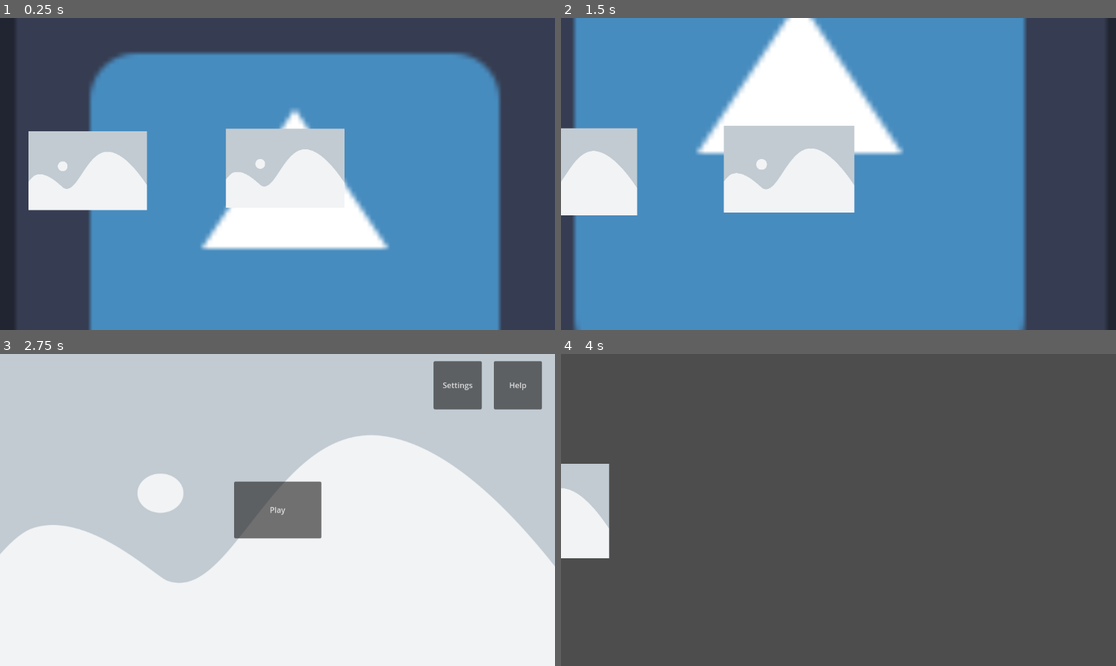
Above: before the commit, frames 1-4 (two rows, left to right).
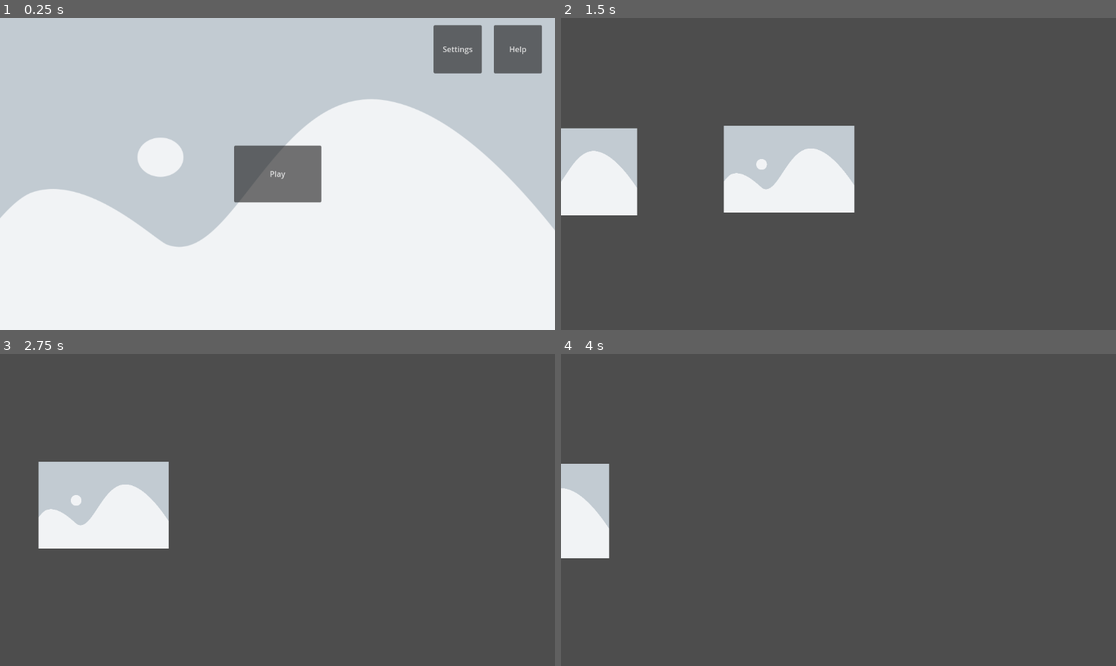
Above: after the commit, the same moments.

Repository: BSchoolland/turn-based-strategy
Game: Godot game, scene res://managers/main.tscn
The game is run twice, just before and just after one commit, with the same random seed, the same clock (stepped at 60 frames per second) and the same inputs. The engine's default icon, where the game draws it, is replaced by a stand-in: a white triangle on a blue panel in a dark square.
Inputs (mouse positions are in pixels of both pictures, inside the frame that each line leads up to):
- Up to frame 1 (0.25 s): no input
- Up to frame 2 (1.5 s): click (838, 174) at 0.5 s, where only the run after the commit has a clickable "Play"; move the mouse to (960, 158) at 1.27 s; hold D (move_right) from 1.28 s (still down); tap Mouse wheel up (zoom_in) at 1.35 s; click (960, 158) at 1.42 s
- Up to frame 3 (2.75 s): release D (move_right) at 2 s; drag from (166, 525) to (249, 572) at 2.02 s
- Up to frame 4 (4 s): click (838, 510) at 2.75 s, where only the run before the commit has a clickable "Play"; tap Enter at 3.5 s; move the mouse to (894, 441) at 3.52 s; hold D (move_right) from 3.53 s (still down); tap Mouse wheel up (zoom_in) at 3.6 s

The runs differ from the first frame. In frame 1, 92% of the frame differs, in the area x 0-100%, y 0-100%; in frame 2, 74%; in frame 3, 93%; in frame 4, nothing differs.

Commit message:
docs: create readme

Diff:
--- a/managers/main.gd
+++ b/managers/main.gd
@@ -6,15 +6,12 @@
 # Called when the node enters the scene tree for the first time.
 func _ready() -> void:
 	# show and hide scenes initially
-	$splash_screen.show()
 	$main_menu.hide()
 	$help_menu.hide()
 	# set variable inital values
 	isGameRunning = false
 	isGameOver = false
 
-	await $splash_screen.do_splash()
-	print("done")
 	$main_menu.show()
 
 func _on_main_menu_play() -> void:
@@ -36,8 +33,8 @@
 
 func fake_gameplay_loop():
 	await get_tree().create_timer(15).timeout
-	isGameOver = true
-	gameplay_stop()
+	#isGameOver = true
+	#gameplay_stop()
 
 
 func _on_main_menu_help() -> void:
--- a/managers/main.tscn
+++ b/managers/main.tscn
@@ -1,6 +1,5 @@
-[gd_scene load_steps=7 format=3 uid="uid://bqnpvv5fm4dns"]
+[gd_scene load_steps=6 format=3 uid="uid://bqnpvv5fm4dns"]
 
-[ext_resource type="PackedScene" uid="uid://cqsdd4bgcchkq" path="res://scenes/other/splash_screen/splash_screen.tscn" id="1_0wnks"]
 [ext_resource type="Script" path="res://managers/main.gd" id="1_pxj8f"]
 [ext_resource type="PackedScene" uid="uid://b2g4xf0vuvj0u" path="res://scenes/ui/menus/main_menu.tscn" id="2_bowyb"]
 [ext_resource type="PackedScene" uid="uid://bxopb2phpb3pq" path="res://scenes/ui/menus/help_menu.tscn" id="5_gdij6"]
@@ -9,9 +8,6 @@
 
 [node name="main" type="Node2D"]
 script = ExtResource("1_pxj8f")
-
-[node name="splash_screen" parent="." instance=ExtResource("1_0wnks")]
-visible = false
 
 [node name="main_menu" parent="." instance=ExtResource("2_bowyb")]
 
Not shown, added: README.md
